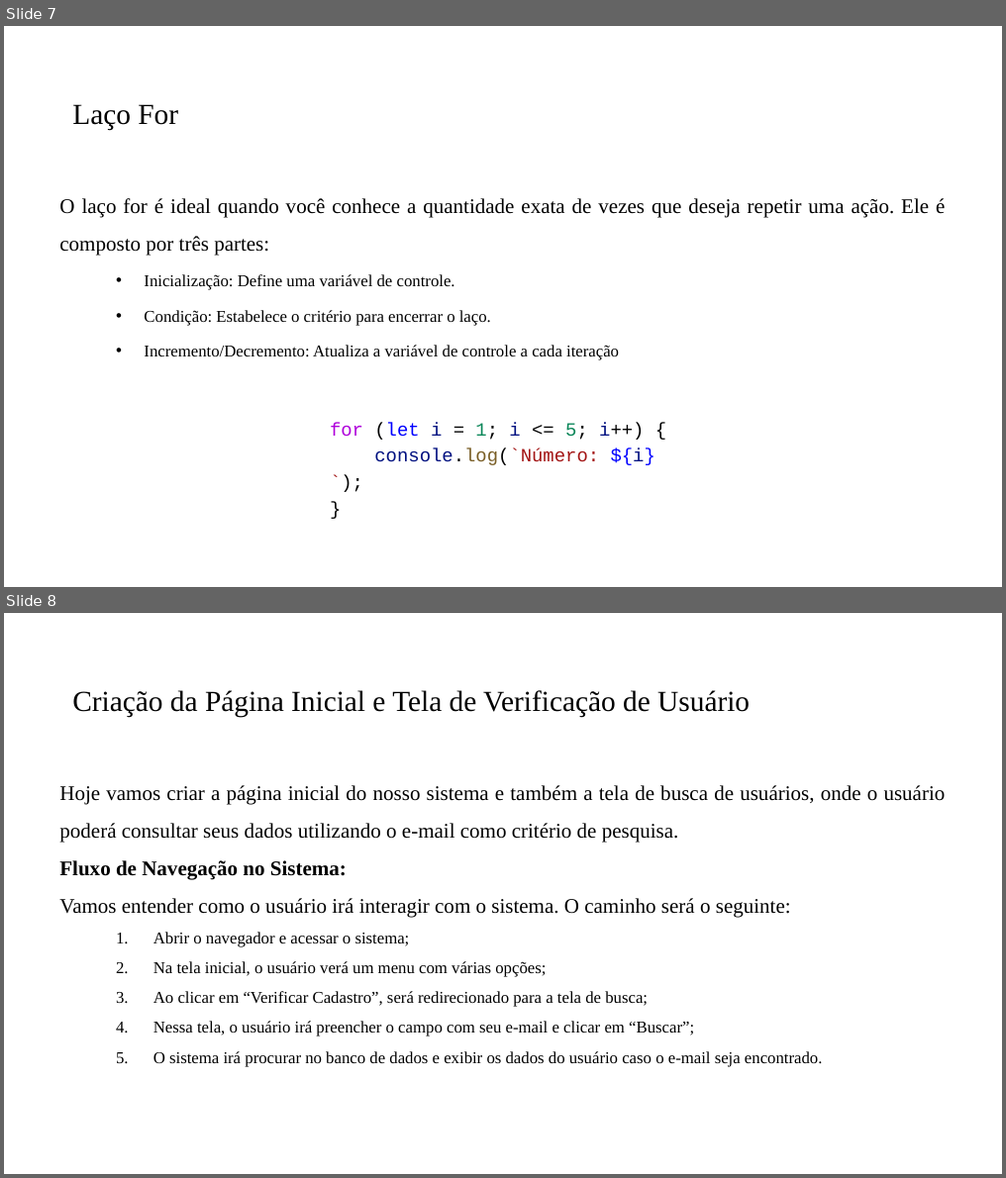
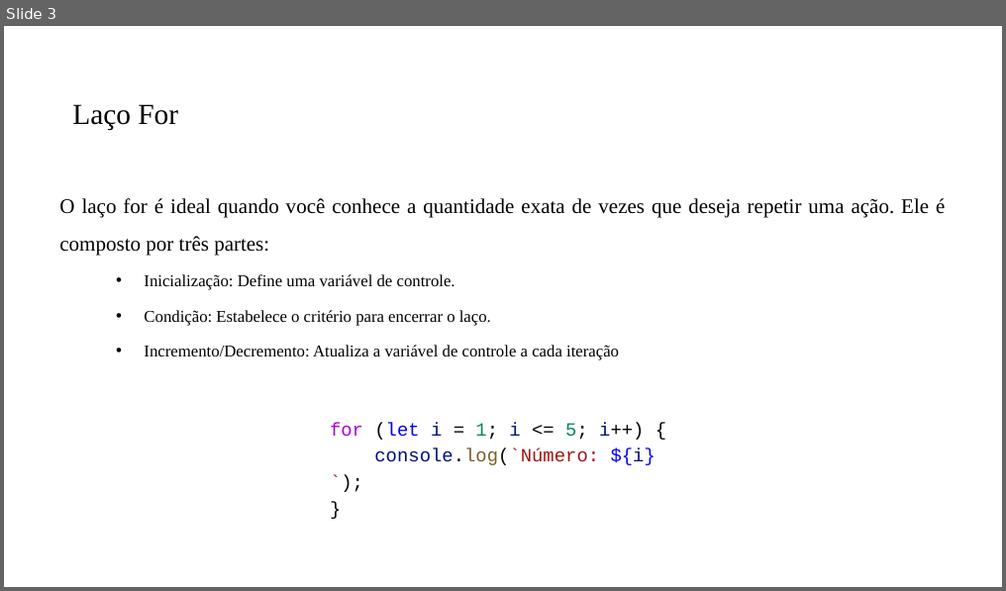
Before and after one commit to PedroMiho/UMC, a slide deck: Lógica e Programação/Módulo 04 - PHP/Aula 20 - Estrutura de Repetição/2 - processaNota/VerificarCadastro.pptx. Shown one above the other, each under a label of ours: slides 7 and 8 before the commit, slide 3 after it. The pictures are 1006x1178 and 1006x591 pixels, drawn with LibreOffice and Linux fonts; fonts in the diff are those of the drawing; background and template pictures are left out. Boxes give left, top, right and bottom in pixels: in the first picture for what was removed or moved away, otherwise in the second. Text is boxed around its words. In the diff, an @@ line names an element or a change of style, - is before the commit and + after.

```diff
--- a/Lógica e Programação/Módulo 04 - PHP/Aula 20 - Estrutura de Repetição/2 - processaNota/VerificarCadastro.pptx
+++ b/Lógica e Programação/Módulo 04 - PHP/Aula 20 - Estrutura de Repetição/2 - processaNota/VerificarCadastro.pptx
@@ slide 8 removed at box(4, 613, 1002, 1174), background #FFFFFF @@
@@ title removed at box(72, 690, 749, 718) @@
-Criação da Página Inicial e Tela de Verificação de Usuário
@@ text removed at box(59, 785, 945, 1067) @@
-Hoje vamos criar a página inicial do nosso sistema e também a tela de busca de usuários, onde o usuário poderá consultar seus dados utilizando o e-mail como critério de pesquisa.
-Fluxo de Navegação no Sistema:
-Vamos entender como o usuário irá interagir com o sistema. O caminho será o seguinte:
-  1. Abrir o navegador e acessar o sistema;
-  2. Na tela inicial, o usuário verá um menu com várias opções;
-  3. Ao clicar em “Verificar Cadastro”, será redirecionado para a tela de busca;
-  4. Nessa tela, o usuário irá preencher o campo com seu e-mail e clicar em “Buscar”;
-  5. O sistema irá procurar no banco de dados e exibir os dados do usuário caso o e-mail seja encontrado.
@@ what was slide 7 is now slide 3 @@
```
Also in this commit, not shown: 2 slides changed, 16 other slides removed, 2 other files.
